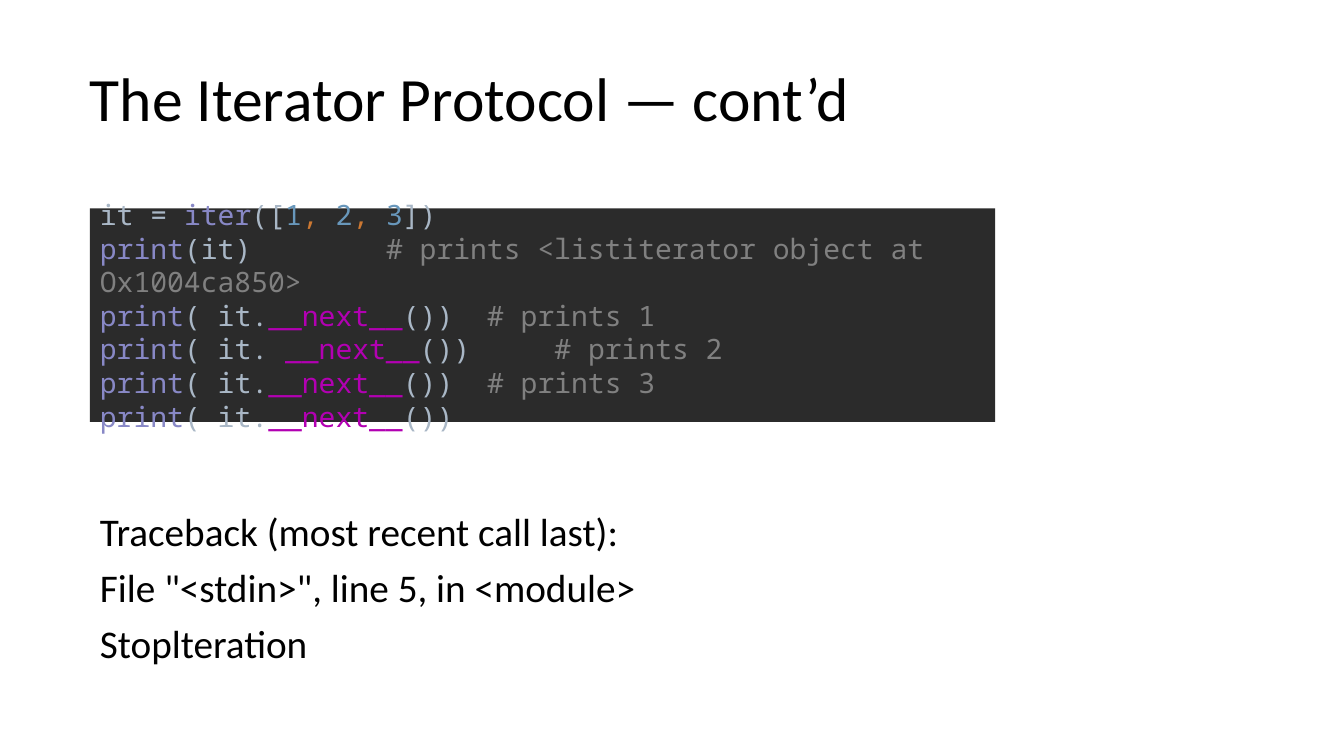
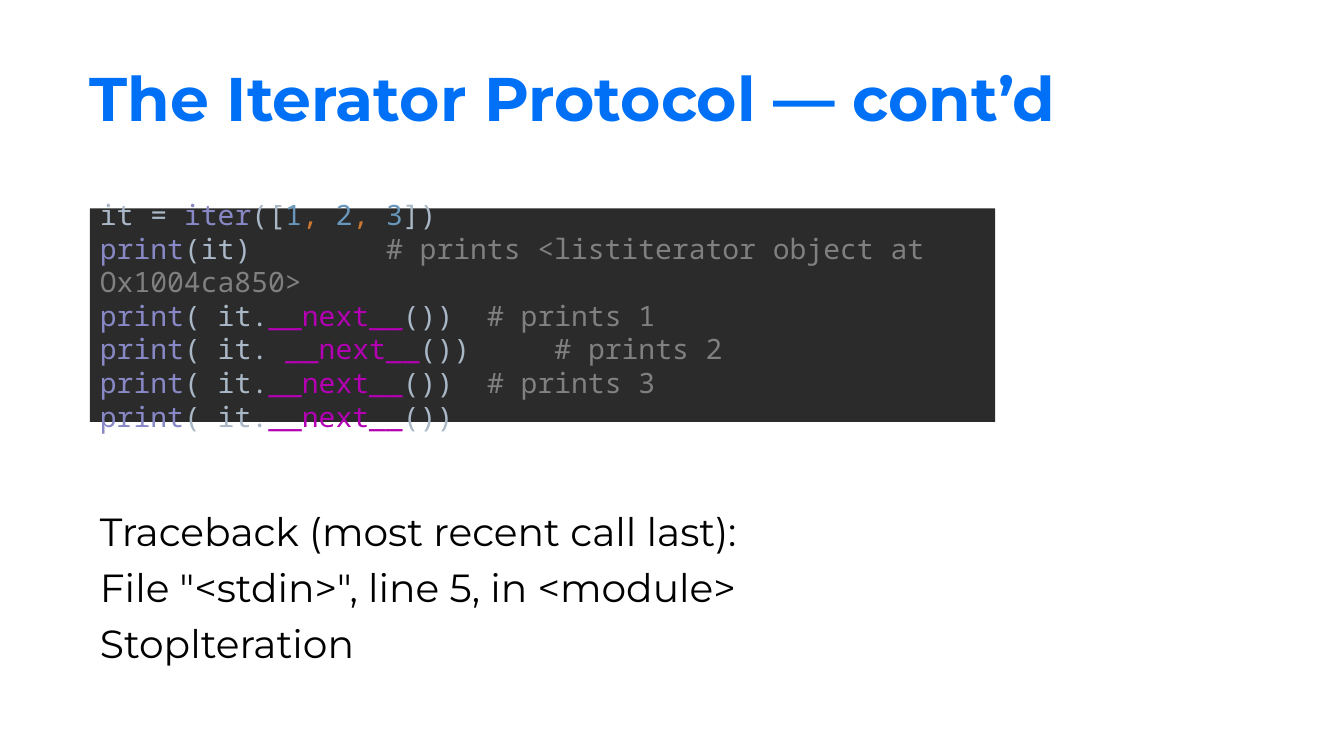
Before and after one commit to Spax04/PythonCourse, a slide deck: slide 30 of adv_new/Module 01 - Advanced technics.pptx. Drawn at 1344x756 pixels with LibreOffice and Linux fonts; fonts in the diff are those of the drawing; background and template pictures are left out. Boxes give left, top, right and bottom in pixels: in the first picture for what was removed or moved away, otherwise in the second. Text is boxed around its words. In the diff, an @@ line names an element or a change of style, - is before the commit and + after.

```diff
--- a/adv_new/Module 01 - Advanced technics.pptx
+++ b/adv_new/Module 01 - Advanced technics.pptx
@@ title "The Iterator Protocol — cont’d" at <box>90,75,1055,122</box>: font Calibri to Montserrat, text colour #000000 to #0071F6, bold on @@
@@ text "Traceback (most recent call last):" at <box>100,517,737,666</box>: font Calibri to Montserrat @@
```
Also in this commit, not shown: 65 other slides changed, 15 other files.
